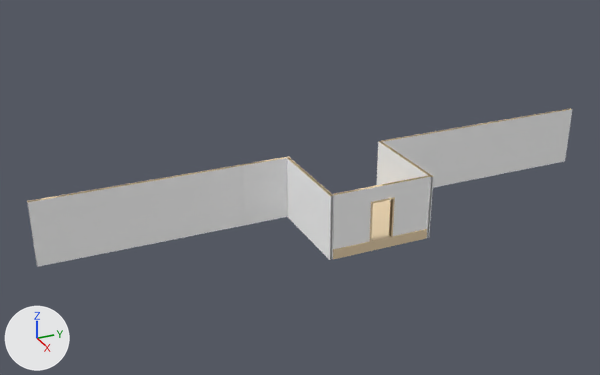
The glTF model GIGTHIEF改良中/Asset/Models/Stage/front.gltf as it was, and as the next commit left it.
Rendered twice from a camera (50 mm lens) standing at (9.99, -4.42, 4.67) and looking at (1.54, -0.62, 0.45). The lights are fixed; the arrows at lower left show +X, +Y and +Z. The older version comes first. Where no turn or scale is listed for an object, it has been applied to the vertices.

Script lines for the objects in view, before the commit:
```python
ob_センター部屋_001 = bpy.data.objects.new('センター部屋.001', me_mesh_004)
ob_センター部屋_001.location = (1.875, 0.0, 0.0)
ob_ドア壁ベース_001 = bpy.data.objects.new('ドア壁ベース.001', me_walldoorway_006)
ob_ドア壁ベース_001.location = (2.462, 0.0, 0.278)
```
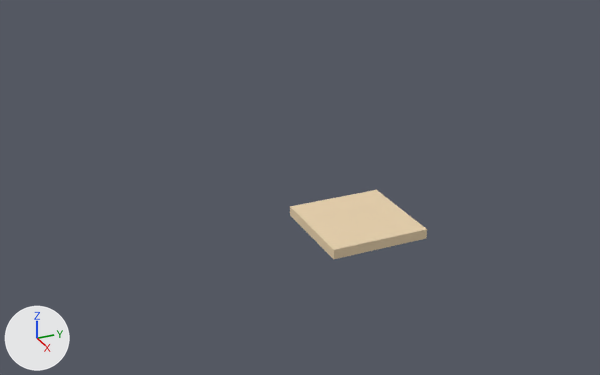
Pixel boxes [x1, y1, x2, y2] of what changed, in the pictures (600 x 375 px):
'ドア壁ベース.001', deleted
    before: [27, 108, 572, 267]
'センター部屋.001', unchanged, uncovered by the edit
    before: [333, 200, 427, 259]
    after: [290, 190, 427, 259]

Edits to the bpy script that builds the scene:
```text
Remove ob_ドア壁ベース_001:
    ob_ドア壁ベース_001 = bpy.data.objects.new('ドア壁ベース.001', me_walldoorway_006)
    ob_ドア壁ベース_001.location = (2.462, 0.0, 0.278)
```
